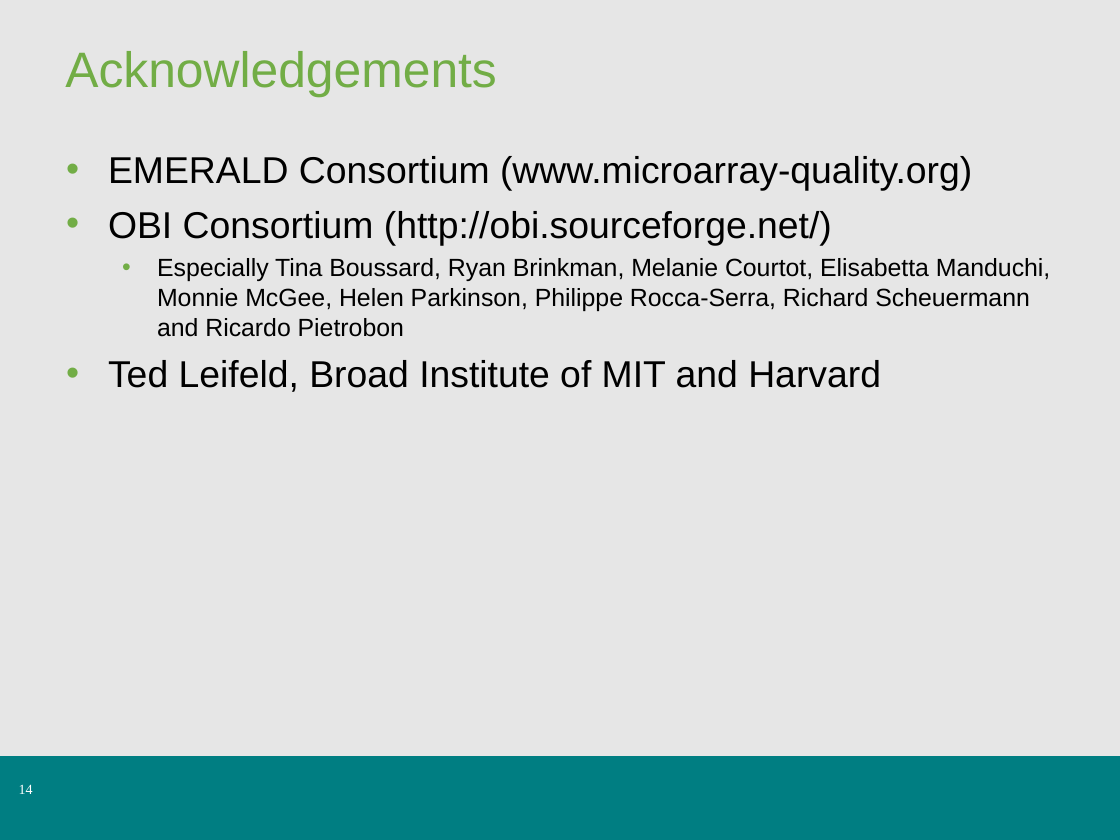
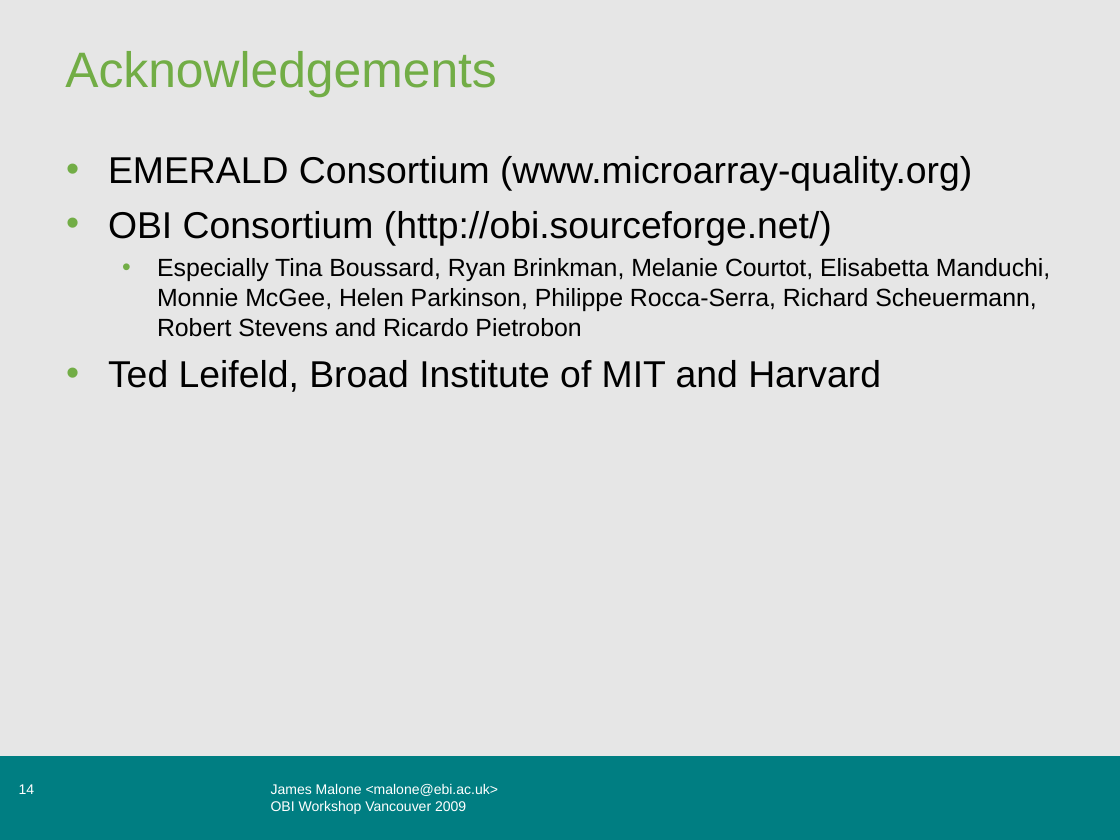
Before and after one commit to obi-ontology/obi-legacy-svn, a slide deck: slide 14 of trunk/docs/developer/DT/DT_use_case_vancouver_2009.ppt. Drawn at 1120x840 pixels with LibreOffice and Linux fonts; fonts in the diff are those of the drawing; background and template pictures are left out. Boxes give left, top, right and bottom in pixels: in the first picture for what was removed or moved away, otherwise in the second. Text is boxed around its words. In the diff, an @@ line names an element or a change of style, - is before the commit and + after.

```diff
--- a/trunk/docs/developer/DT/DT_use_case_vancouver_2009.ppt
+++ b/trunk/docs/developer/DT/DT_use_case_vancouver_2009.ppt
@@ text at [157,258,1050,337]: text changed @@
-  • Especially Tina Boussard, Ryan Brinkman, Melanie Courtot, Elisabetta Manduchi, Monnie McGee, Helen Parkinson, Philippe Rocca-Serra, Richard Scheuermann and Ricardo Pietrobon
+  • Especially Tina Boussard, Ryan Brinkman, Melanie Courtot, Elisabetta Manduchi, Monnie McGee, Helen Parkinson, Philippe Rocca-Serra, Richard Scheuermann, Robert Stevens and Ricardo Pietrobon
@@ page number at [19,784,35,794]: font Times New Roman to Arial @@
@@ text added at [271,784,499,814], 9 pt, text #FFFFFF @@
+James Malone <malone@ebi.ac.uk>
+OBI Workshop Vancouver 2009
```
Also in this commit, not shown: 12 other slides changed, 1 other file.
